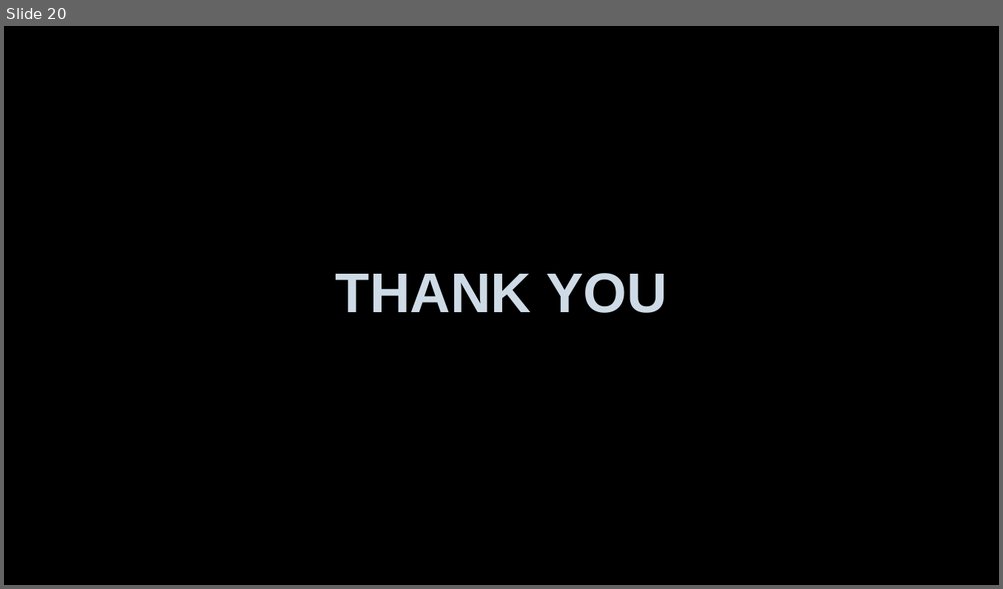
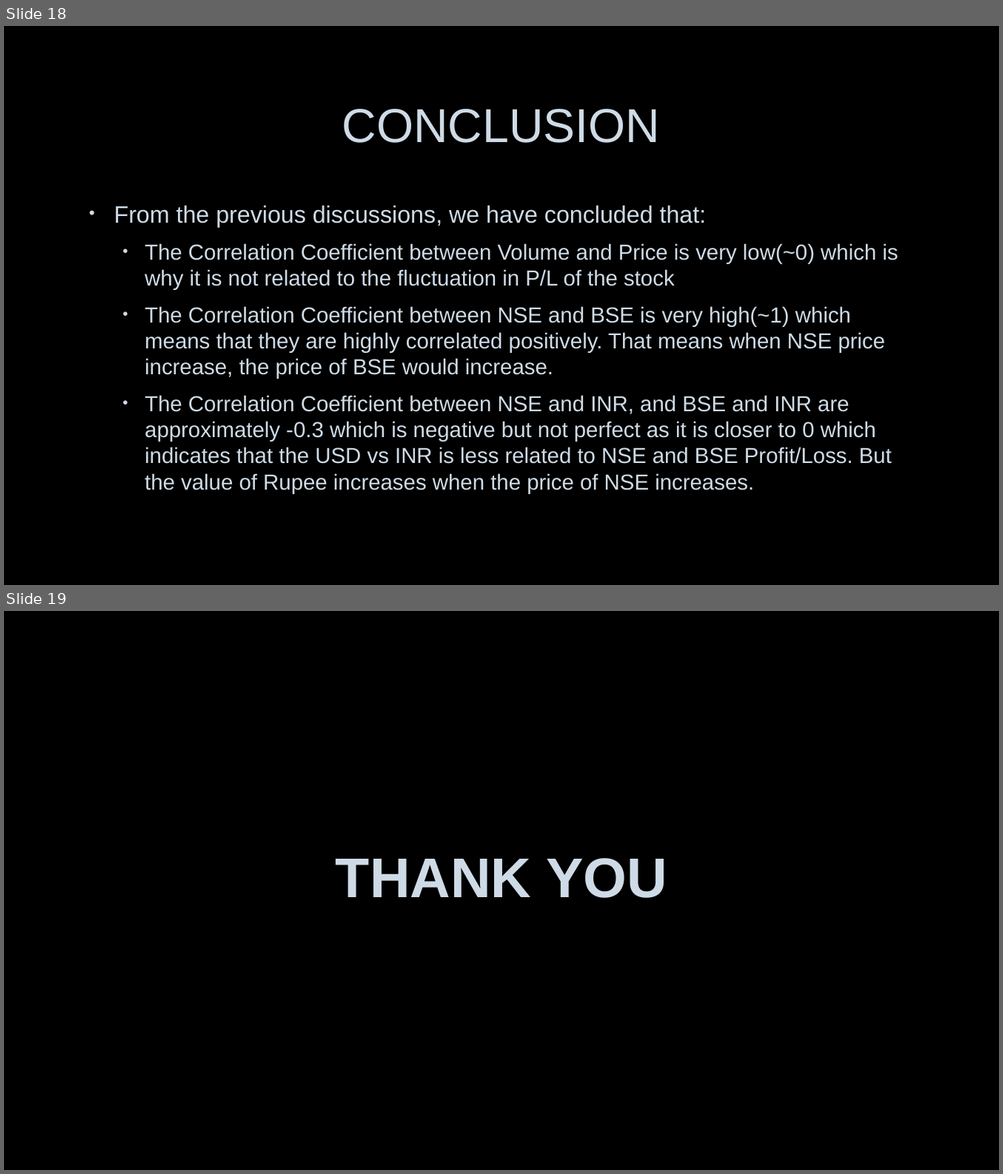
Before and after one commit to abhi-824/probability_stats, a slide deck: STOCK ANALYSIS USING EXCEL.pptx. Shown one above the other, each under a label of ours: slide 20 before the commit, slides 18 and 19 after it. The pictures are 1003x589 and 1003x1174 pixels, drawn with LibreOffice and Linux fonts; fonts in the diff are those of the drawing; background and template pictures are left out. Boxes give left, top, right and bottom in pixels: in the first picture for what was removed or moved away, otherwise in the second. Text is boxed around its words. In the diff, an @@ line names an element or a change of style, - is before the commit and + after.

```diff
--- a/STOCK ANALYSIS USING EXCEL.pptx
+++ b/STOCK ANALYSIS USING EXCEL.pptx
@@ slide 18 added at box(4, 26, 999, 585), background picture (left out) @@
@@ title added at box(342, 109, 660, 143), 46 pt, text #CEDBE6 @@
+CONCLUSION
@@ text added at box(114, 205, 898, 494), 21 pt, text #CEDBE6 @@
+• From the previous discussions, we have concluded that:
+  • The Correlation Coefficient between Volume and Price is very low(~0) which is why it is not related to the fluctuation in P/L of the stock
+  • The Correlation Coefficient between NSE and BSE is very high(~1) which means that they are highly correlated positively. That means when NSE price increase, the price of BSE would increase.
+  • The Correlation Coefficient between NSE and INR, and BSE and INR are approximately -0.3 which is negative but not perfect as it is closer to 0 which indicates that the USD vs INR is less related to NSE and BSE Profit/Loss. But the value of Rupee increases when the price of NSE increases.
@@ what was slide 20 is now slide 19 @@
```
Also in this commit, not shown: 15 slides changed, 2 other slides added, 4 slides removed, 2 other files.
